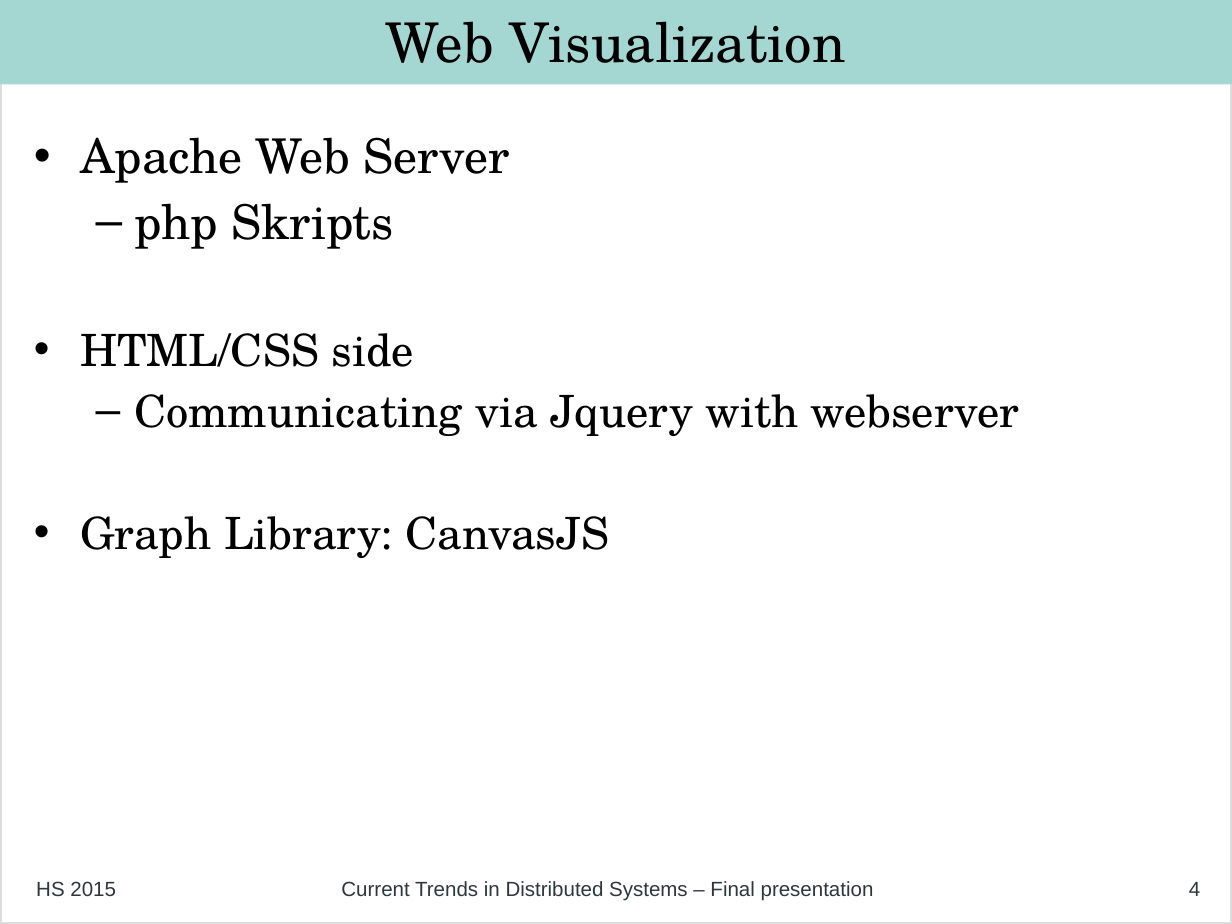
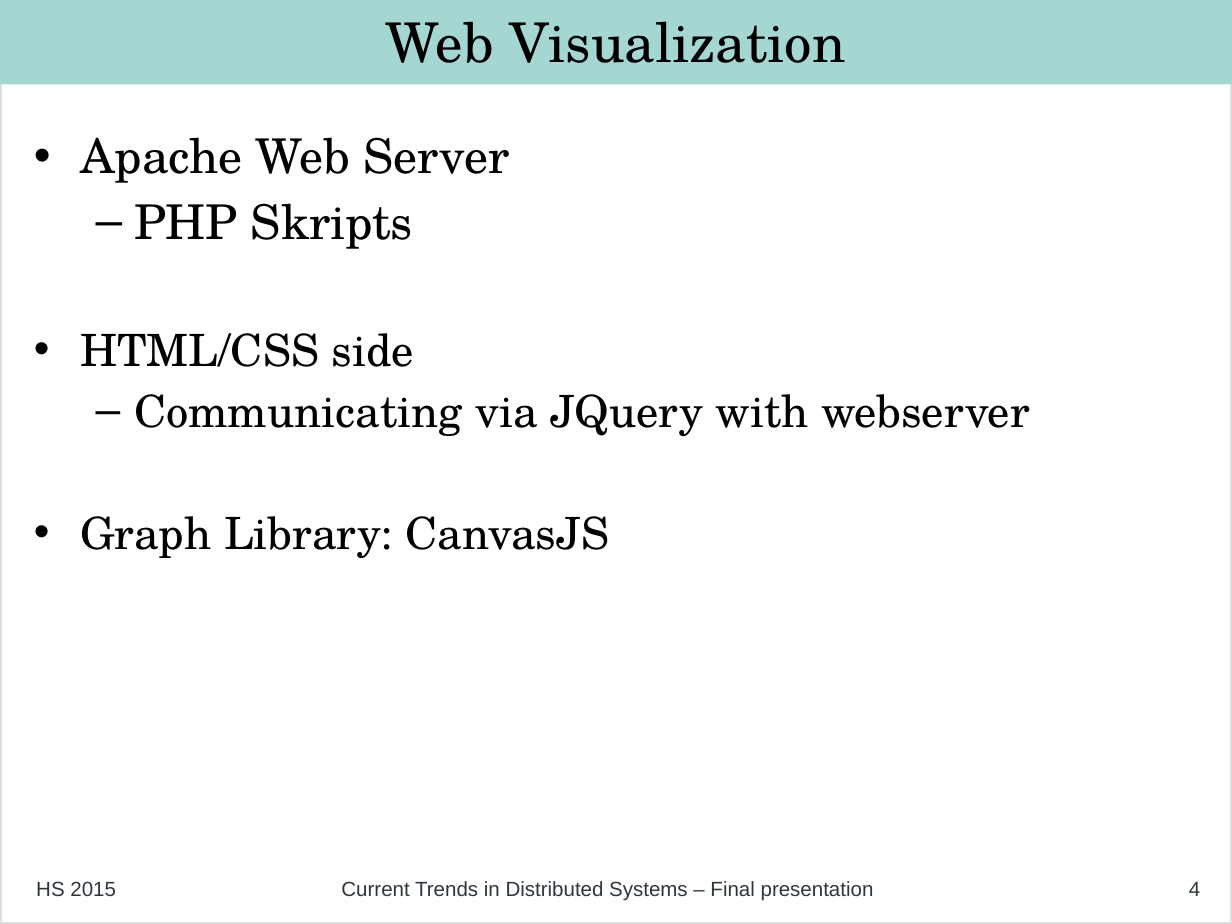
Before and after one commit to philipp-oldenburg/ctds-storm, a slide deck: slide 4 of Project-Weather-Station/FinalPresentation/Final Presentation - Philipp.odp. Drawn at 1232x924 pixels with LibreOffice and Linux fonts; fonts in the diff are those of the drawing. Boxes give left, top, right and bottom in pixels: in the first picture for what was removed or moved away, otherwise in the second. Text is boxed around its words. In the diff, an @@ line names an element or a change of style, - is before the commit and + after.

```diff
--- a/Project-Weather-Station/FinalPresentation/Final Presentation - Philipp.odp
+++ b/Project-Weather-Station/FinalPresentation/Final Presentation - Philipp.odp
@@ text at (x1=134, y1=203, x2=413, y2=249): text changed @@
-  – php Skripts
+  – PHP Skripts
@@ text at (x1=134, y1=394, x2=1030, y2=436): text changed @@
-  – Communicating via Jquery with webserver
+  – Communicating via JQuery with webserver
```
Also in this commit, not shown: 2 other slides changed, 2 slides added, 2 slides removed, 2 other files.
